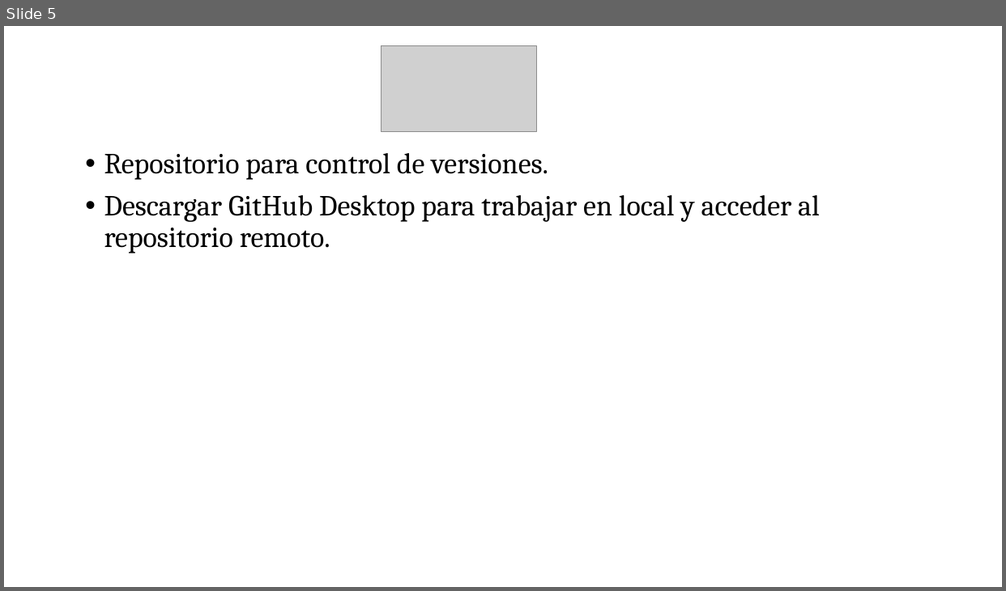
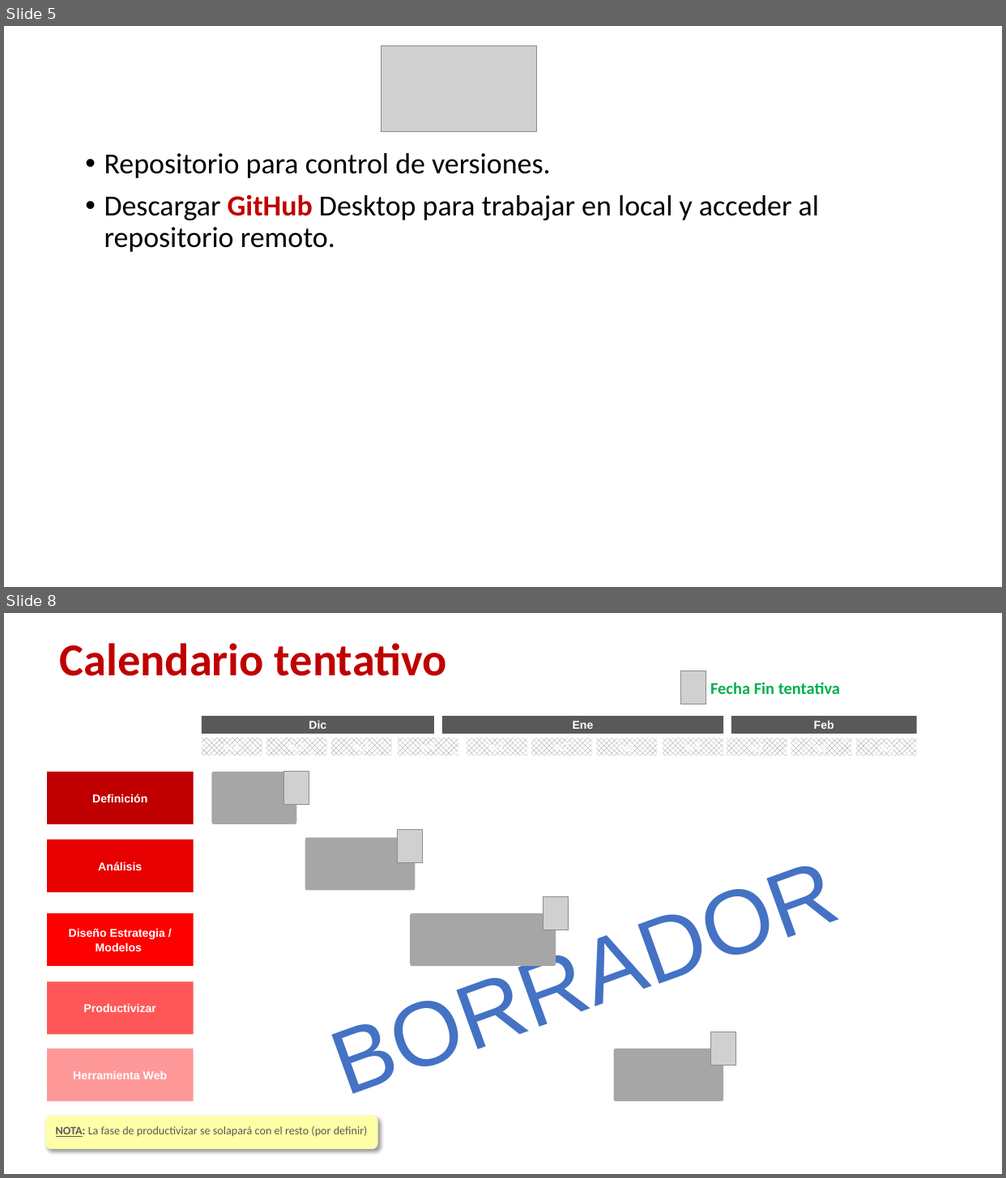
Before and after one commit to luciatomainodelacr/TFM, a slide deck: TFM.pptx. Shown one above the other, each under a label of ours: slide 5 before the commit, slides 5 and 8 after it; the slides between them are not shown. The pictures are 1006x591 and 1006x1178 pixels, drawn with LibreOffice and Linux fonts; fonts in the diff are those of the drawing; grey boxes stand for pictures. Boxes give left, top, right and bottom in pixels: in the first picture for what was removed or moved away, otherwise in the second. Text is boxed around its words. In the diff, an @@ line names an element or a change of style, - is before the commit and + after.

Commit message:
201204 - PPT y Calendario actualizados

```diff
--- a/TFM.pptx
+++ b/TFM.pptx
@@ slide 8 added at bbox=[4, 613, 1002, 1174], background #FFFFFF @@
@@ text added at bbox=[60, 643, 447, 676], 44 pt, text #C00000, bold @@
+Calendario tentativo
@@ picture added at bbox=[681, 671, 705, 705] @@
@@ pentagon arrow added at bbox=[708, 678, 962, 701], 16 pt, text #00B050, bold @@
+Fecha Fin tentativa
@@ rectangle added at bbox=[202, 717, 434, 735], fill #595959, 11 pt, text #FFFFFF, bold @@
+Dic
@@ rectangle added at bbox=[443, 717, 724, 735], fill #595959, 11 pt, text #FFFFFF, bold @@
+Ene
@@ rectangle added at bbox=[731, 717, 918, 735], fill #595959, 11 pt, text #FFFFFF, bold @@
+Feb
@@ rectangle added at bbox=[202, 738, 262, 756], fill pattern #808080 on #FFFFFF, 11 pt, text #FFFFFF, bold @@
+w1
@@ rectangle added at bbox=[266, 738, 326, 756], fill pattern #808080 on #FFFFFF, 11 pt, text #FFFFFF, bold @@
+w2
@@ rectangle added at bbox=[331, 738, 392, 756], fill pattern #808080 on #FFFFFF, 11 pt, text #FFFFFF, bold @@
+w3
@@ rectangle added at bbox=[398, 738, 458, 756], fill pattern #808080 on #FFFFFF, 11 pt, text #FFFFFF, bold @@
+w4
@@ rectangle added at bbox=[467, 738, 527, 756], fill pattern #808080 on #FFFFFF, 11 pt, text #FFFFFF, bold @@
+w1
@@ rectangle added at bbox=[532, 738, 592, 756], fill pattern #808080 on #FFFFFF, 11 pt, text #FFFFFF, bold @@
+w2
@@ rectangle added at bbox=[596, 738, 657, 756], fill pattern #808080 on #FFFFFF, 11 pt, text #FFFFFF, bold @@
+w3
@@ rectangle added at bbox=[663, 738, 723, 756], fill pattern #808080 on #FFFFFF, 11 pt, text #FFFFFF, bold @@
+w4
@@ rectangle added at bbox=[727, 738, 787, 756], fill pattern #808080 on #FFFFFF, 11 pt, text #FFFFFF, bold @@
+w1
@@ rectangle added at bbox=[791, 738, 852, 756], fill pattern #808080 on #FFFFFF, 11 pt, text #FFFFFF, bold @@
+w2
@@ rectangle added at bbox=[856, 738, 917, 756], fill pattern #808080 on #FFFFFF, 11 pt, text #FFFFFF, bold @@
+w3
@@ rectangle added at bbox=[47, 772, 193, 824], fill #C00000, 11 pt, text #FFFFFF, bold @@
+Definición
@@ rounded rectangle added at bbox=[212, 772, 296, 824], fill #A6A6A6 @@
@@ picture added at bbox=[284, 772, 309, 805] @@
@@ text added at bbox=[283, 818, 882, 1130], 88 pt, text none @@
+BORRADOR
@@ picture added at bbox=[398, 830, 423, 863] @@
@@ rectangle added at bbox=[47, 840, 193, 892], fill #E60000, 11 pt, text #FFFFFF, bold @@
+Análisis
@@ rounded rectangle added at bbox=[305, 837, 415, 890], fill #A6A6A6 @@
@@ picture added at bbox=[543, 897, 568, 931] @@
@@ rectangle added at bbox=[47, 914, 193, 966], fill #FF0000, 11 pt, text #FFFFFF, bold @@
+Diseño Estrategia / Modelos
@@ rounded rectangle added at bbox=[411, 914, 556, 966], fill #A6A6A6 @@
@@ rectangle added at bbox=[47, 982, 193, 1034], fill #FF5757, 11 pt, text #FFFFFF, bold @@
+Productivizar
@@ rectangle added at bbox=[47, 1049, 193, 1101], fill #FF9999, 11 pt, text #FFFFFF, bold @@
+Herramienta Web
@@ rounded rectangle added at bbox=[614, 1049, 724, 1101], fill #A6A6A6 @@
@@ picture added at bbox=[711, 1033, 736, 1065] @@
@@ rounded rectangle added at bbox=[46, 1116, 378, 1150], fill #FFFFA7, 11 pt, text #595959 @@
+NOTA: La fase de productivizar se solapará con el resto (por definir)
@@ slide 5 changed as well @@
@@ text "Repositorio para control de versiones." at bbox=[104, 153, 819, 252]: font Cambria to Calibri; text colour #000000 to #C00000, bold on in "GitHub" @@
```
Also in this commit, not shown: 4 other slides changed, 2 other slides added, 1 other file.
